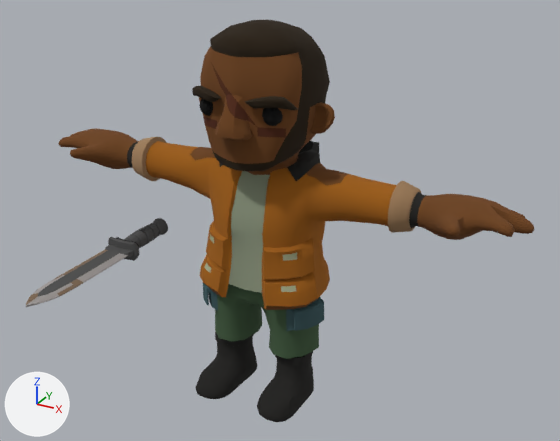
The glTF model assets/models/creatures/boss_iron_king.glb: old version first, new version second.
Rendered twice from a 50 mm lens placed at (2.49, -4.07, 3.51), pointed at (0.22, 0.05, 1.45). Lighting does not change. The marker at lower left points along +X, +Y and +Z. The older version comes first. Where no turn or scale is listed for an object, it has been applied to the vertices.

Objects in the first picture: 'Knife', 'Matt'.
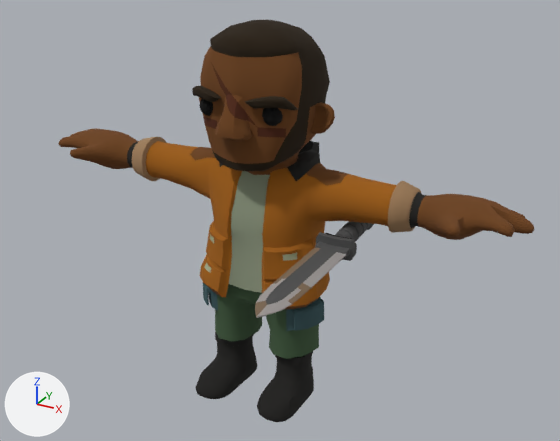
The newer file is also rescaled (x0.963), turned or shifted as a whole; pictures and numbers use the older file's frame.

Pixel boxes (x1, y1, x2, y2) of what changed, in the pictures (560 x 441 px):
'Knife', moved: before (26, 218, 168, 307); after (255, 222, 374, 318)

The change, as a list of edits to the scene's bpy script:
```text
Change ob_knife:
    ob_knife.location: (-1.148, 0.287, 0.928) -> (0.637, 0.272, 1.364)
```
